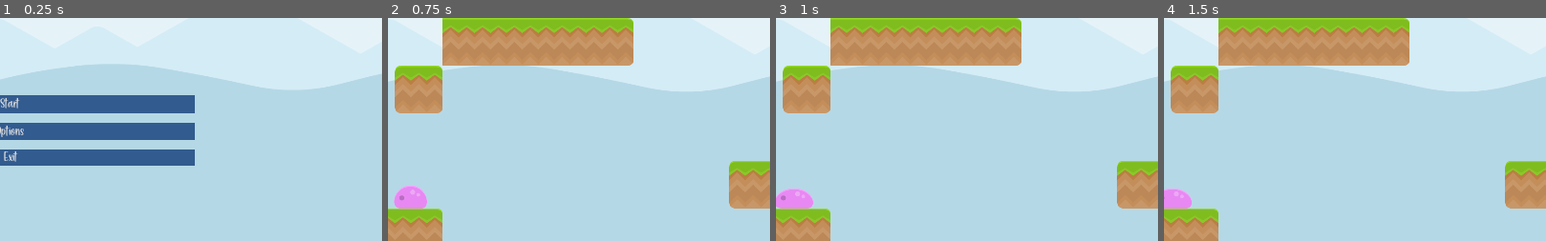
Above: before the commit, frames 1-4 (left to right).
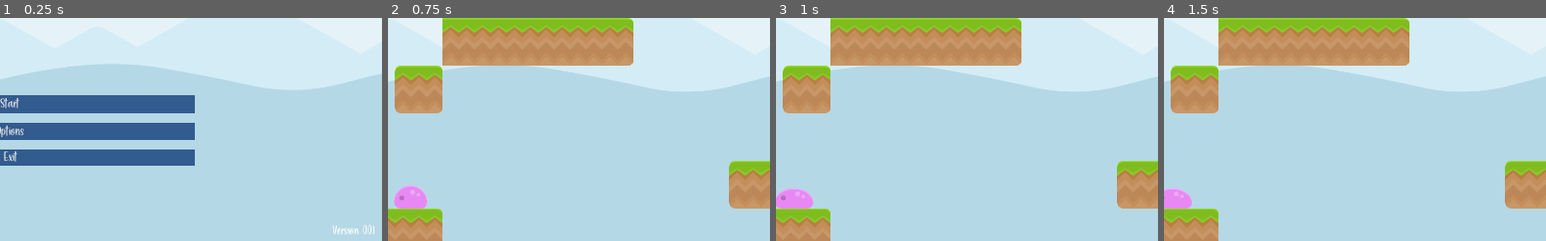
Above: after the commit, the same moments.

Repository: hellensoloviy/murio
Game: Godot game, scene res://scenes/UI/Menu.tscn
Two runs of this game, one before a commit and one after it. Both use one fixed random seed, a clock stepped at 60 frames per second and the inputs below.
Inputs:
- Up to frame 1 (0.25 s): no input
- Up to frame 2 (0.75 s): click "Start" at 0.5 s
- Up to frame 3 (1 s): no input
- Up to frame 4 (1.5 s): tap Enter at 1.25 s; hold D (move_right) from 1.28 s (still down)
The pictures show only the part of the screen within x 49-99%, y 50-100%; the shares and areas given below are measured in that part.

The runs differ from the first frame. In frame 1, 0.2% of the frame differs, in the area x 87-98%, y 92-98%; in frame 2, nothing differs; in frame 3, nothing differs; in frame 4, nothing differs.

Commit message:
MRO-26, add "Version"

Diff:
--- a/GlobalSettings.gd
+++ b/GlobalSettings.gd
@@ -1,16 +1,6 @@
 extends Node
 
+const VERSION = "0.0.1"
 
-# Declare member variables here. Examples:
-# var a = 2
-# var b = "text"
-
-
-# Called when the node enters the scene tree for the first time.
 func _ready():
-	pass # Replace with function body.
-
-
-# Called every frame. 'delta' is the elapsed time since the previous frame.
-#func _process(delta):
-#	pass
+	pass
--- a/scenes/UI/Menu.gd
+++ b/scenes/UI/Menu.gd
@@ -2,8 +2,9 @@
 
 const start_game_path = "res://MainScene.tscn"
 
+
 func _ready():
-	pass
+	$version.text = "Version " + GlobalSettings.VERSION
 
 func _on_exit_button_pressed():
 	get_tree().quit()
--- a/scenes/UI/Menu.tscn
+++ b/scenes/UI/Menu.tscn
@@ -22,6 +22,10 @@
 
 [sub_resource type="DynamicFont" id=5]
 size = 48
+font_data = ExtResource( 5 )
+
+[sub_resource type="DynamicFont" id=6]
+size = 44
 font_data = ExtResource( 5 )
 
 [node name="MenuScene" type="Control"]
@@ -126,5 +130,17 @@
 "_edit_use_anchors_": false
 }
 
+[node name="version" type="Label" parent="."]
+margin_left = 1886.84
+margin_top = 1157.04
+margin_right = 2069.84
+margin_bottom = 1222.04
+custom_fonts/font = SubResource( 6 )
+text = "Version 0.01
+"
+__meta__ = {
+"_edit_use_anchors_": false
+}
+
 [connection signal="pressed" from="VBoxContainer/start_button" to="." method="_on_start_button_pressed"]
 [connection signal="pressed" from="VBoxContainer/exit_button" to="." method="_on_exit_button_pressed"]
Not shown: 1 places in scenes/UI/Menu.tscn that only renumber resources
